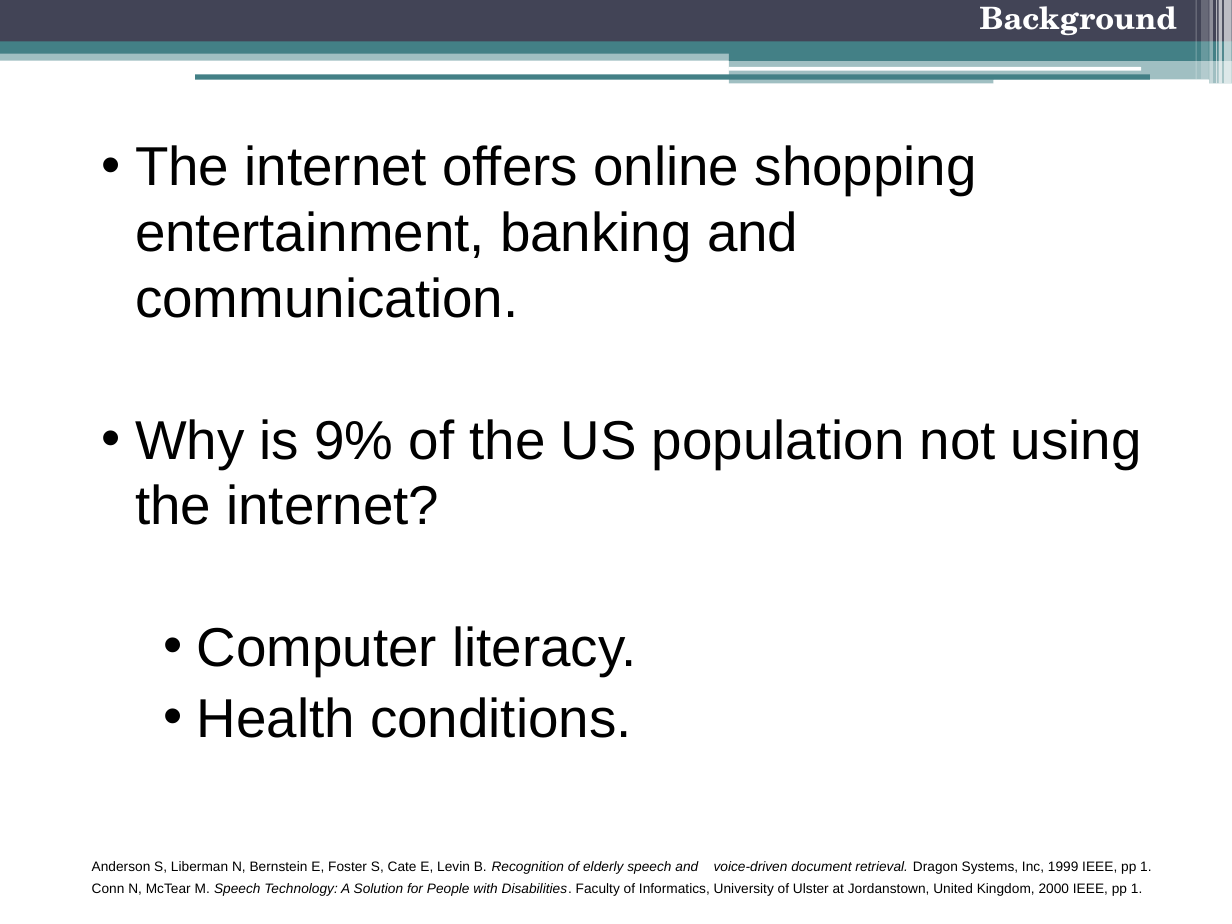
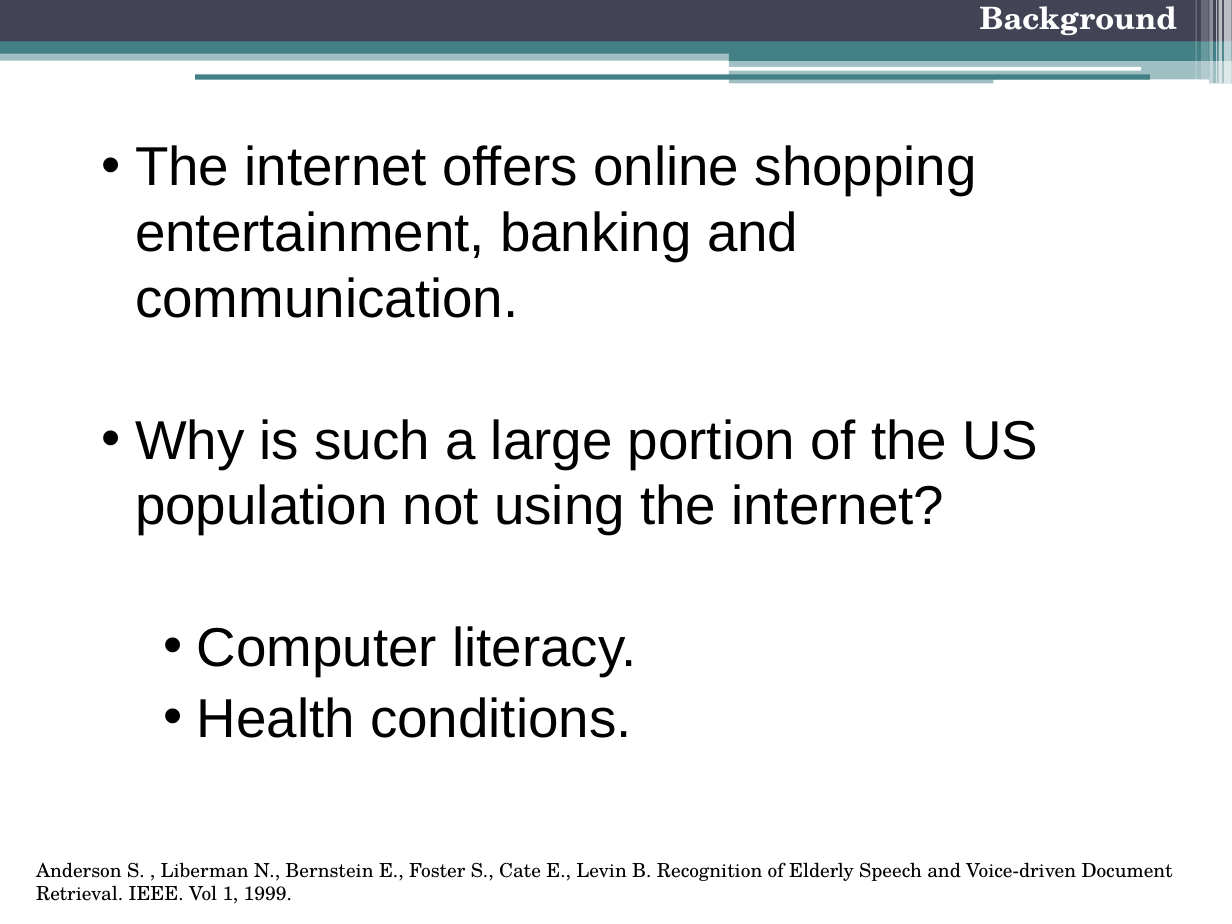
Before and after one commit to freecole/Lab-project, a slide deck: slide 4 of Presentation/6 Nov/Final Presentation.pptx. Drawn at 1232x924 pixels with LibreOffice and Linux fonts; fonts in the diff are those of the drawing. Boxes give left, top, right and bottom in pixels: in the first picture for what was removed or moved away, otherwise in the second. Text is boxed around its words. In the diff, an @@ line names an element or a change of style, - is before the commit and + after.

Commit message:
changes

```diff
--- a/Presentation/6 Nov/Final Presentation.pptx
+++ b/Presentation/6 Nov/Final Presentation.pptx
@@ text at (135,419,1038,534): text changed @@
-  • Why is 9% of the US population not using the internet?
+  • Why is such a large portion of the US population not using the internet?
@@ text at (36,862,1173,904): text changed; size 8 to 11.2 pt; font Arial to TeX Gyre Schola @@
-  Anderson S, Liberman N, Bernstein E, Foster S, Cate E, Levin B. Recognition of elderly speech and voice-driven document retrieval. Dragon Systems, Inc, 1999 IEEE, pp 1.
-  Conn N, McTear M. Speech Technology: A Solution for People with Disabilities. Faculty of Informatics, University of Ulster at Jordanstown, United Kingdom, 2000 IEEE, pp 1.
+Anderson S. , Liberman N., Bernstein E., Foster S., Cate E., Levin B. Recognition of Elderly Speech and Voice-driven Document Retrieval. IEEE. Vol 1, 1999.
```
Also in this commit, not shown: 1 other slide changed.
